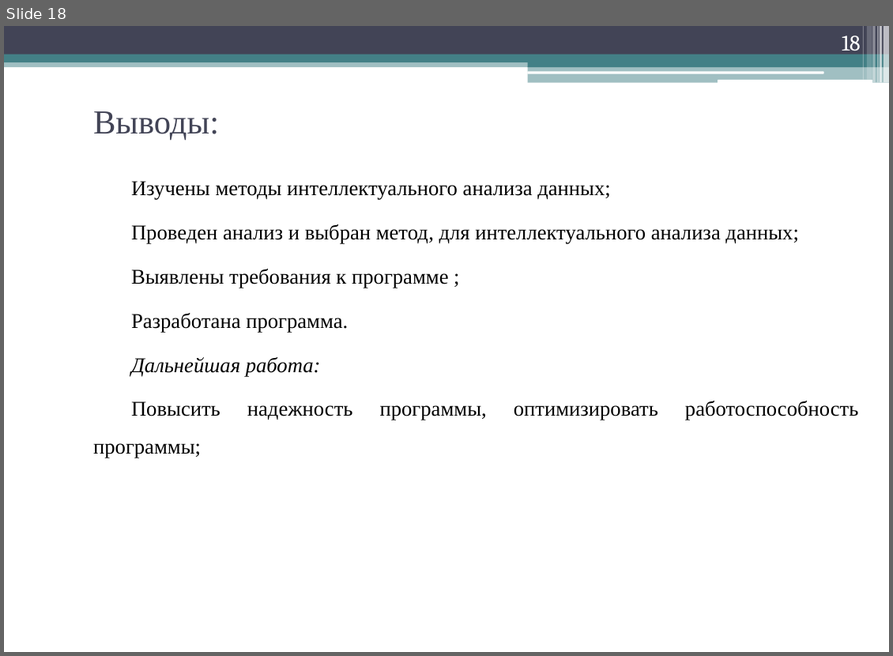
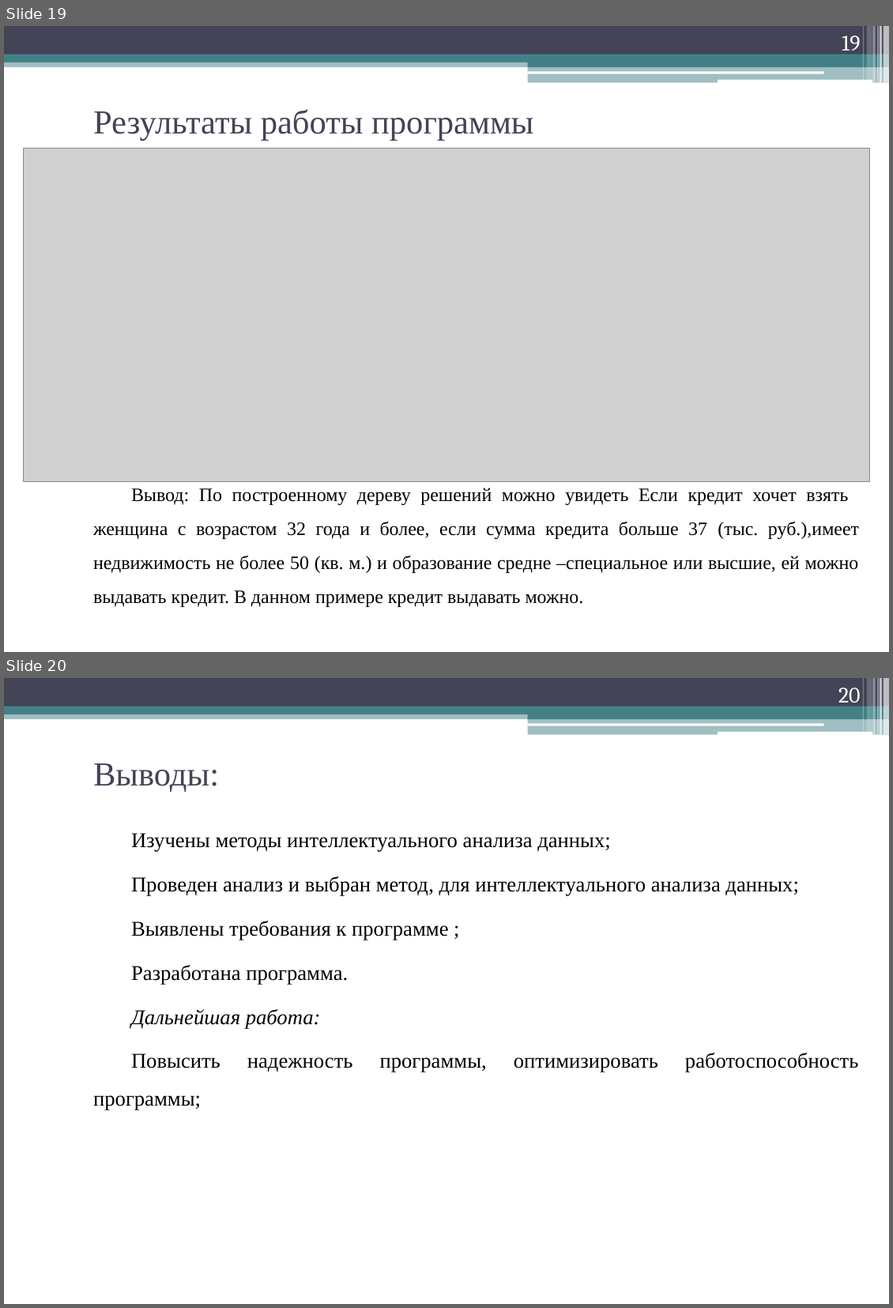
Before and after one commit to geper/DOC_decision_trees, a slide deck: Prezent.pptx. Shown one above the other, each under a label of ours: slide 18 before the commit, slides 19 and 20 after it. The pictures are 893x656 and 893x1308 pixels, drawn with LibreOffice and Linux fonts; fonts in the diff are those of the drawing; grey boxes stand for pictures. Boxes give left, top, right and bottom in pixels: in the first picture for what was removed or moved away, otherwise in the second. Text is boxed around its words. In the diff, an @@ line names an element or a change of style, - is before the commit and + after.

```diff
--- a/Prezent.pptx
+++ b/Prezent.pptx
@@ slide 19 added at (4, 26, 889, 652), background #FFFFFF; not listed: 13 template elements that a slide beside it also shows @@
@@ page number added at (841, 35, 860, 55), 21 pt, text #FFFFFF @@
+19
@@ title added at (93, 109, 533, 141), 32 pt, text #424456 @@
+Результаты работы программы
@@ picture added at (23, 148, 870, 482) @@
@@ text added at (93, 487, 859, 607), 18 pt, text #000000 @@
+Вывод: По построенному дереву решений можно увидеть Если кредит хочет взять женщина с возрастом 32 года и более, если сумма кредита больше 37 (тыс. руб.),имеет недвижимость не более 50 (кв. м.) и образование средне –специальное или высшие, ей можно выдавать кредит. В данном примере кредит выдавать можно.
@@ what was slide 18 is now slide 20 @@
@@ page number at (838, 687, 860, 707): text changed @@
-18
+20
```
Also in this commit, not shown: 8 slides changed, 1 other slide added, 2 other files.
